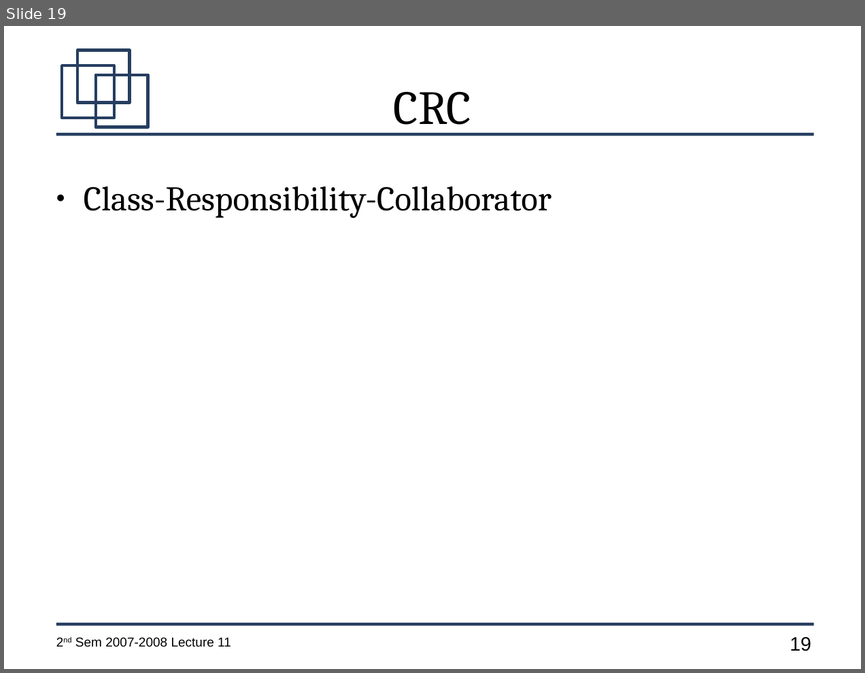
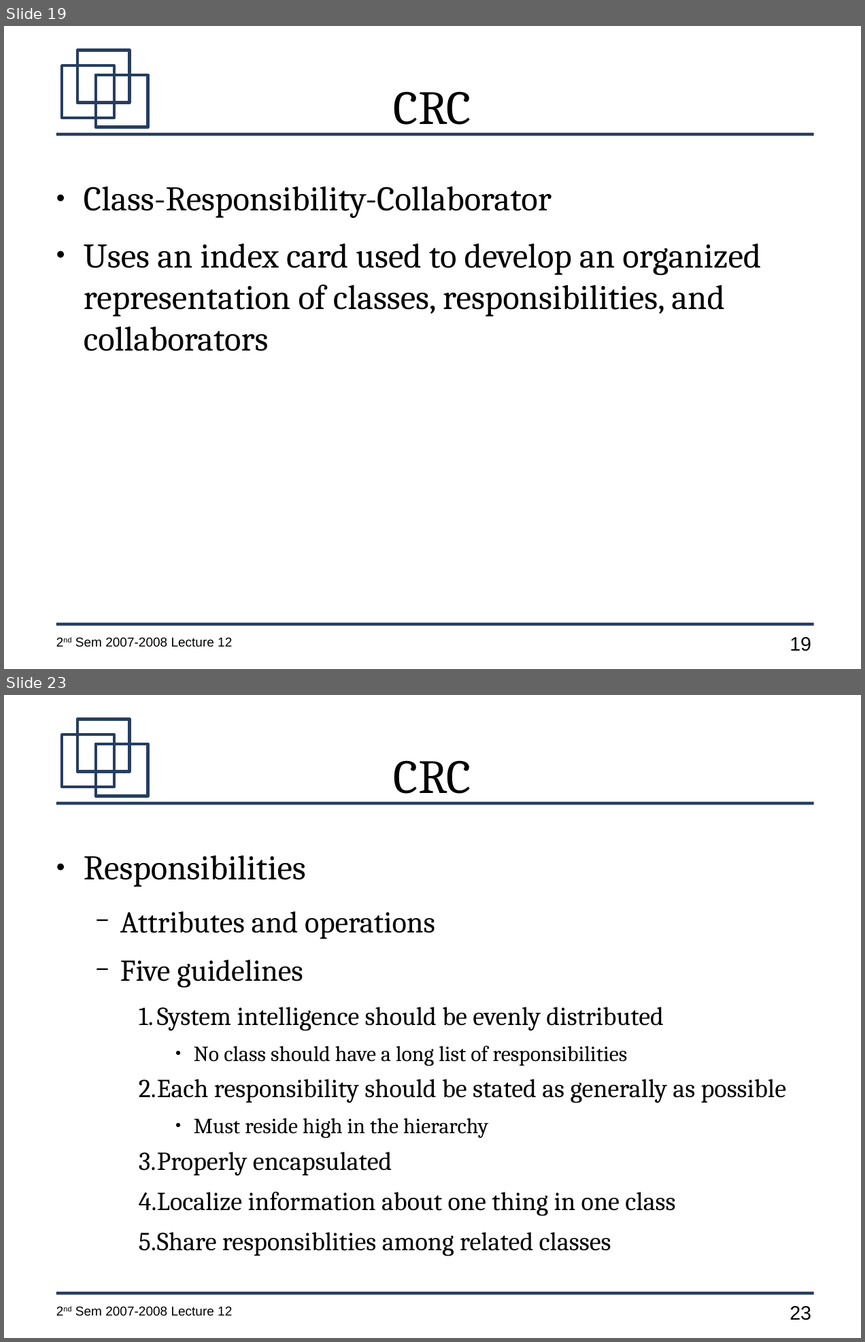
Before and after one commit to jachermocilla/jach-homepage, a slide deck: CMSC128-2nd-Sem-2007-L12.odp. Shown one above the other, each under a label of ours: slide 19 before the commit, slides 19 and 23 after it; the slides between them are not shown. The pictures are 865x673 and 865x1342 pixels, drawn with LibreOffice and Linux fonts; fonts in the diff are those of the drawing. Boxes give left, top, right and bottom in pixels: in the first picture for what was removed or moved away, otherwise in the second. Text is boxed around its words. In the diff, an @@ line names an element or a change of style, - is before the commit and + after.

```diff
--- a/CMSC128-2nd-Sem-2007-L12.odp
+++ b/CMSC128-2nd-Sem-2007-L12.odp
@@ slide 23 added at (x1=4, y1=695, x2=861, y2=1338), background #FFFFFF; not listed: 7 template elements that a slide beside it also shows @@
@@ title added at (x1=394, y1=760, x2=471, y2=803), 44 pt, text #000000 @@
+CRC
@@ text added at (x1=84, y1=855, x2=786, y2=1256), 24 pt, text #000000 @@
+● Responsibilities
+  − Attributes and operations
+  − Five guidelines
+    1. System intelligence should be evenly distributed
+      ● No class should have a long list of responsibilities
+    2. Each responsibility should be stated as generally as possible
+      ● Must reside high in the hierarchy
+    3. Properly encapsulated
+    4. Localize information about one thing in one class
+    5. Share responsiblities among related classes
@@ slide 19 changed as well @@
@@ text at (x1=84, y1=243, x2=761, y2=351): paragraph added @@
+● Uses an index card used to develop an organized representation of classes, responsibilities, and collaborators
@@ text at (x1=75, y1=637, x2=232, y2=647): text changed @@
-2nd Sem 2007-2008 Lecture 11
+2nd Sem 2007-2008 Lecture 12
```
Also in this commit, not shown: 19 other slides changed, 13 other slides added, 1 slide removed, 1 other file.
